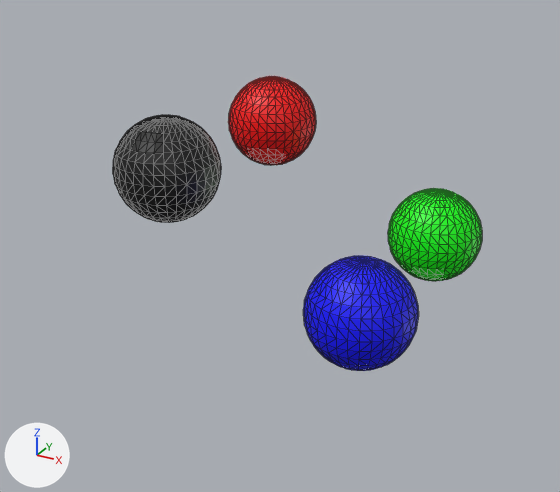
A saved change to the COLLADA model balls.dae.
One viewpoint serves both versions: a 50 mm camera at (3.26, -6.57, 2.75) aimed at (-0.19, -0.3, -0.38). Lighting does not change. The marker at lower left points along +X, +Y and +Z. Mesh edges are drawn as thin lines. Where no turn or scale is listed for an object, it has been applied to the vertices.
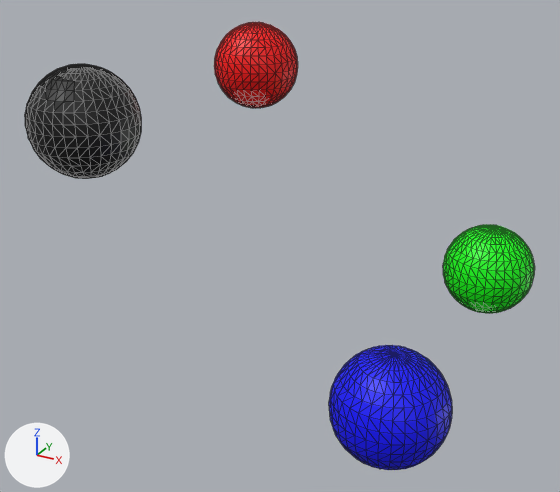
Diff of the bpy script that builds the scene:
```diff
--- a/balls.dae.py
+++ b/balls.dae.py
@@ ob_sphere @@
 ob_sphere = bpy.data.objects.new('Sphere', me_sphere)
-ob_sphere.location = (1.0, 1.0, -0.5)
+ob_sphere.location = (1.5, 1.5, -1.0)
@@ ob_sphere_001 @@
 ob_sphere_001 = bpy.data.objects.new('Sphere.001', me_sphere_001)
-ob_sphere_001.location = (1.0, -1.0, -0.5)
+ob_sphere_001.location = (1.5, -1.5, -1.0)
@@ ob_sphere_002 @@
 ob_sphere_002 = bpy.data.objects.new('Sphere.002', me_sphere_002)
-ob_sphere_002.location = (-1.0, -1.0, 0.5)
+ob_sphere_002.location = (-1.5, -1.5, 1.0)
@@ ob_sphere_003 @@
 ob_sphere_003 = bpy.data.objects.new('Sphere.003', me_sphere_003)
-ob_sphere_003.location = (-1.0, 1.0, 0.5)
+ob_sphere_003.location = (-1.5, 1.5, 1.0)
```

Boxes [x1, y1, x2, y2] around the edits, measured in the pictures (560 x 492 px):
'Sphere.001', moved: before [303, 256, 418, 371]; after [329, 345, 452, 470]
'Sphere.002', moved: before [113, 115, 221, 222]; after [25, 64, 141, 178]
'Sphere', moved: before [388, 188, 482, 281]; after [443, 225, 535, 313]
'Sphere.003', moved: before [228, 76, 316, 165]; after [214, 22, 298, 108]
